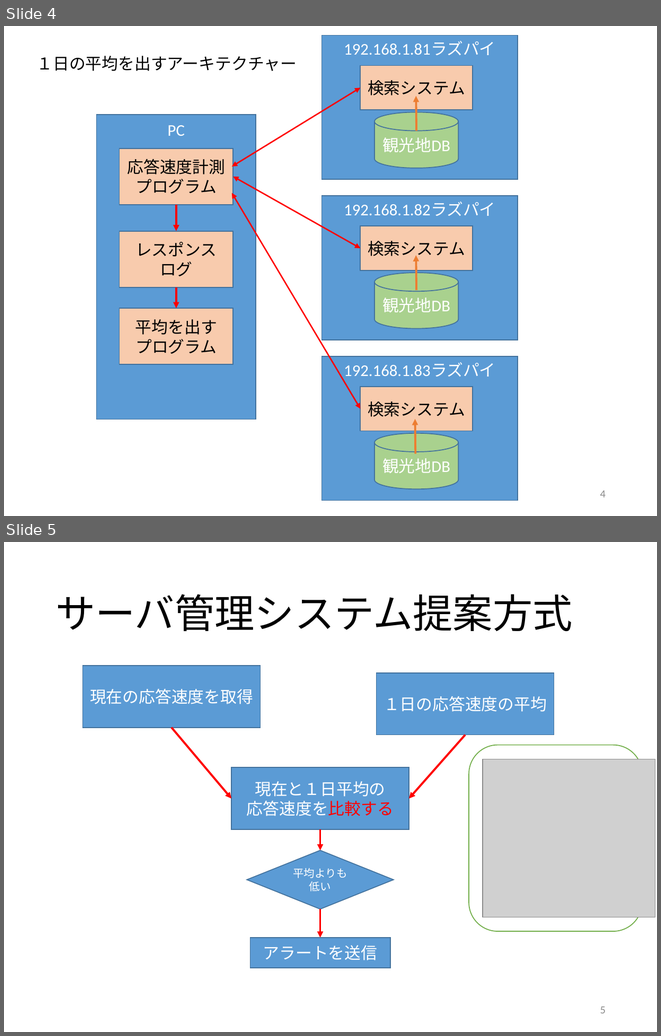
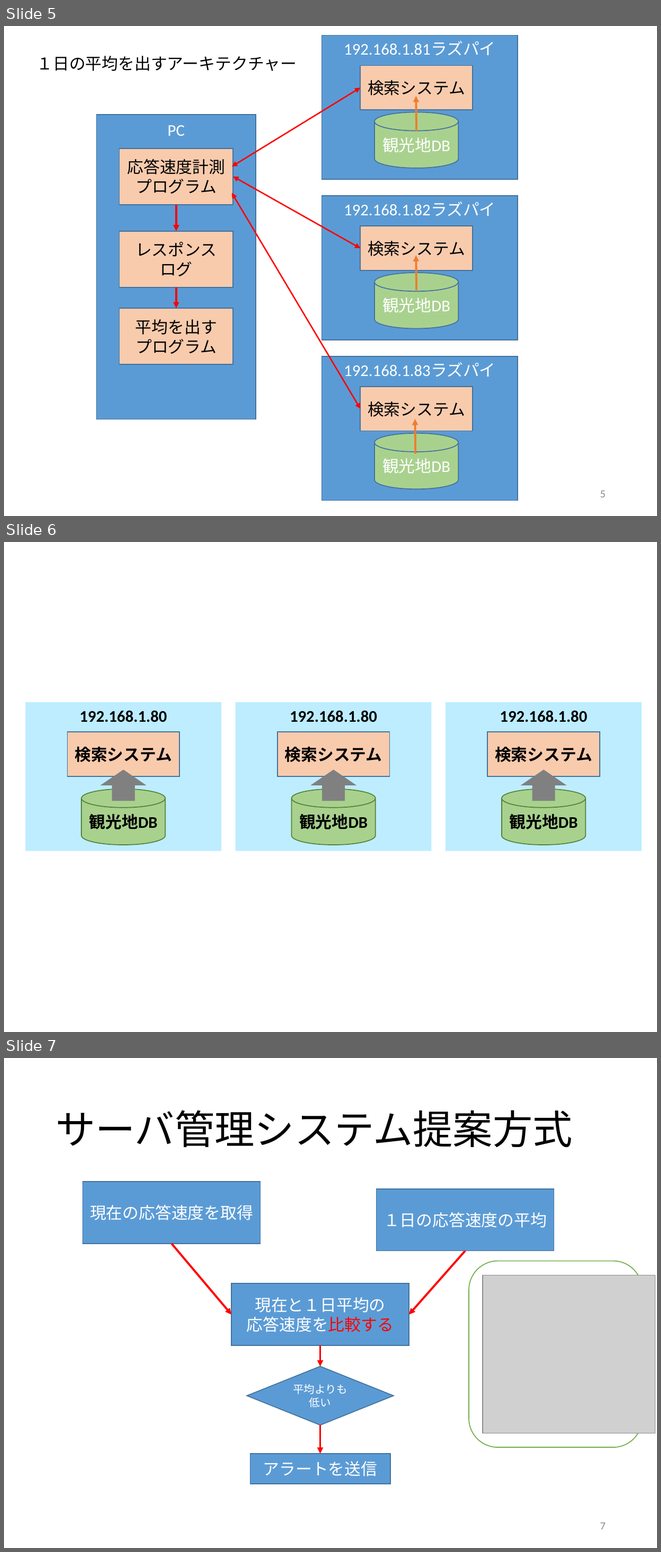
Before and after one commit to kait-takanolab/1821086_matsuo_thesis, a slide deck: meeting/1821086_matsuo_Chart.pptx. Shown one above the other, each under a label of ours: slides 4 and 5 before the commit, slides 5, 6 and 7 after it. The pictures are 661x1036 and 661x1552 pixels, drawn with LibreOffice and Linux fonts; fonts in the diff are those of the drawing; grey boxes stand for pictures. Boxes give left, top, right and bottom in pixels: in the first picture for what was removed or moved away, otherwise in the second. Text is boxed around its words. In the diff, an @@ line names an element or a change of style, - is before the commit and + after.

```diff
--- a/meeting/1821086_matsuo_Chart.pptx
+++ b/meeting/1821086_matsuo_Chart.pptx
@@ slide 6 added at [4,542,657,1032], background #FFFFFF @@
@@ rectangle added at [26,702,221,851], fill #BDEDFF @@
@@ text added at [80,710,167,722], 18 pt, text #000000, bold @@
+192.168.1.80
@@ rectangle added at [236,702,432,851], fill #BDEDFF @@
@@ text added at [290,710,377,722], 18 pt, text #000000, bold @@
+192.168.1.80
@@ rectangle added at [445,702,641,851], fill #BDEDFF @@
@@ text added at [500,710,587,722], 18 pt, text #000000, bold @@
+192.168.1.80
@@ rectangle added at [68,732,179,776], fill #F8CBAD, outline #43739E 1 pt, 18 pt, text #000000, bold @@
+検索システム
@@ rectangle added at [277,732,390,776], fill #F8CBAD, outline #43739E 1 pt, 18 pt, text #000000, bold @@
+検索システム
@@ rectangle added at [488,732,600,776], fill #F8CBAD, outline #43739E 1 pt, 18 pt, text #000000, bold @@
+検索システム
@@ down arrow added at [100,769,147,801], fill #808080 @@
@@ down arrow added at [311,769,356,801], fill #808080 @@
@@ down arrow added at [521,769,566,801], fill #808080 @@
@@ cylinder added at [82,789,165,845], fill #A9D18E, outline #548235 1 pt, 18 pt, text #000000, bold @@
+観光地DB
@@ cylinder added at [291,789,375,845], fill #A9D18E, outline #548235 1 pt, 18 pt, text #000000, bold @@
+観光地DB
@@ cylinder added at [502,789,585,845], fill #A9D18E, outline #548235 1 pt, 18 pt, text #000000, bold @@
+観光地DB
@@ page number added at [527,1014,657,1032], 12 pt, text #8C8C8C @@
+6
@@ what was slide 4 is now slide 5 @@
@@ page number at [600,490,606,497]: text changed @@
-4
+5
@@ what was slide 5 is now slide 7 @@
@@ page number at [600,1522,606,1529]: text changed @@
-5
+7
```
Also in this commit, not shown: 3 slides changed, 1 other slide added, 1 other file.
